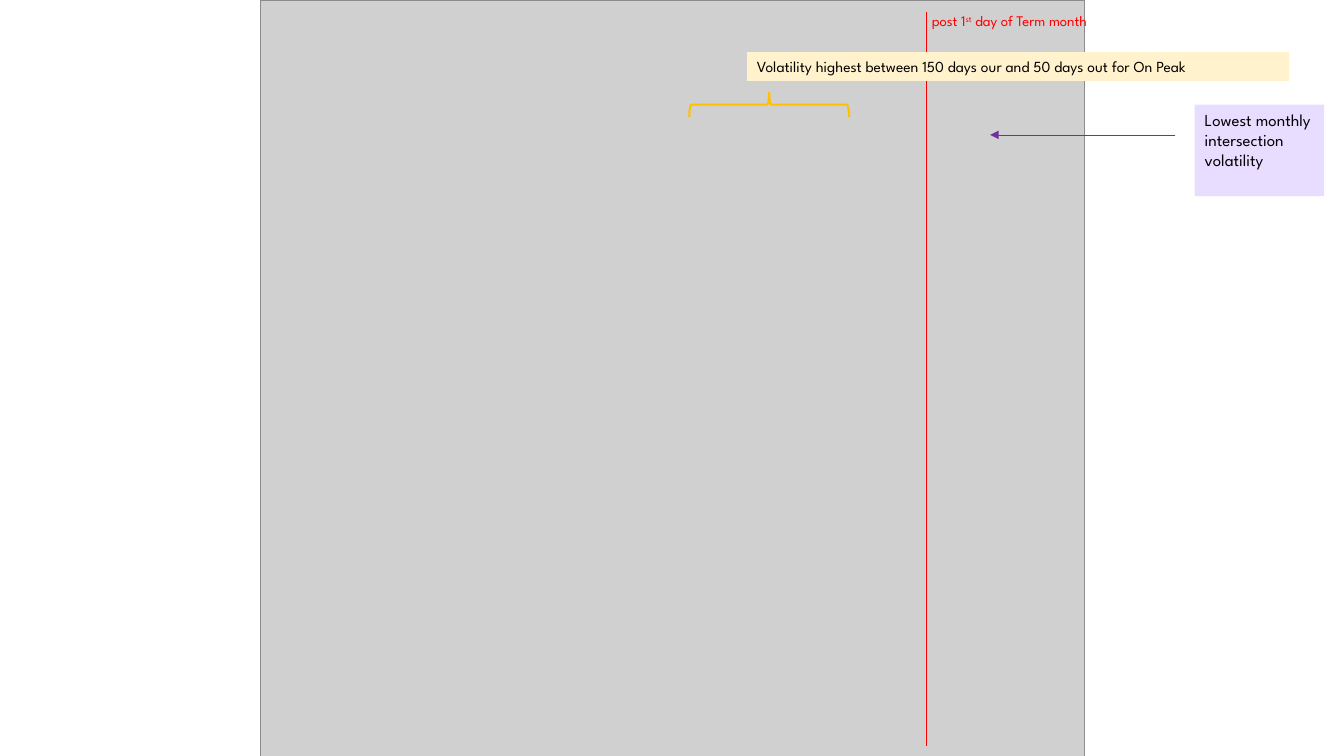
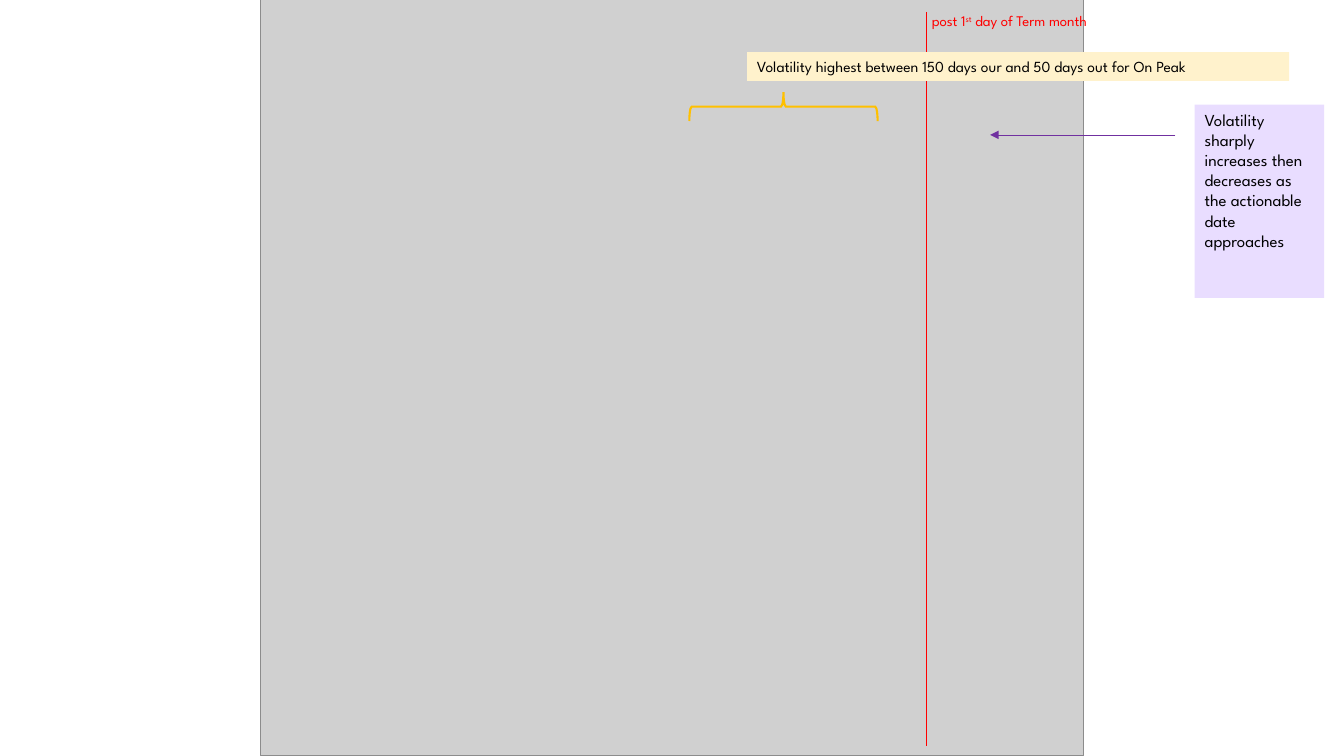
Before and after one commit to jiyoojeong/Nephila_Summer2020, a slide deck: slide 18 of renewables/ErcotForwards_Presentation.pptx (slide 16 before the commit). Drawn at 1344x756 pixels with LibreOffice and Linux fonts; fonts in the diff are those of the drawing; grey boxes stand for pictures. Boxes give left, top, right and bottom in pixels: in the first picture for what was removed or moved away, otherwise in the second. Text is boxed around its words. In the diff, an @@ line names an element or a change of style, - is before the commit and + after.

```diff
--- a/renewables/ErcotForwards_Presentation.pptx
+++ b/renewables/ErcotForwards_Presentation.pptx
@@ right brace resized from (x1=690, y1=93, x2=850, y2=118) to (x1=690, y1=92, x2=878, y2=121) @@
@@ rectangle "Volatility sharply increases then decreases ..." resized from (x1=1195, y1=105, x2=1324, y2=197) to (x1=1195, y1=105, x2=1324, y2=298) @@
@@ text in rectangle at (x1=1205, y1=114, x2=1303, y2=251): text changed @@
-Lowest monthly intersection volatility
+Volatility sharply increases then decreases as the actionable date approaches
```
Also in this commit, not shown: 12 other slides changed, 20 slides added, 10 slides removed, 38 other files.
